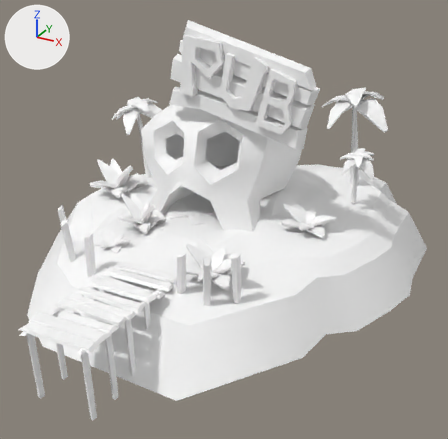
The FBX model Assets/Game/[M]odels/[M]Environment/Island_end.fbx: old version first, new version second.
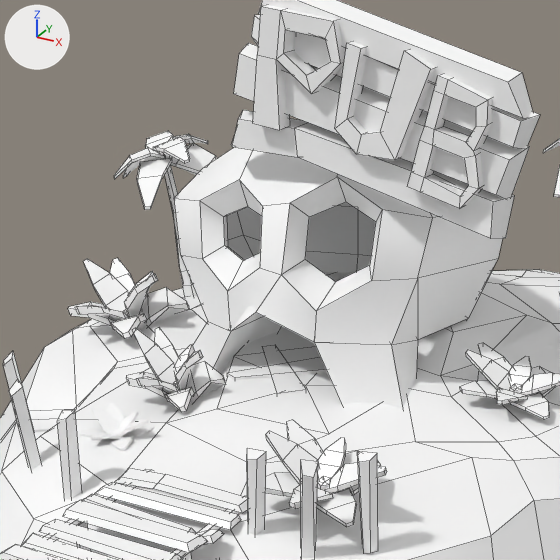
There are two pictures of each version: one whole from a 50 mm camera at (18.7, -33.2, 16.2) aimed at (1.5, -1.9, 0.5), one close up on the part from 13% to 74% of the width and 7% to 70% of the height. The axes (+X, +Y, +Z) are drawn at upper left. The lights are the same throughout. The close-ups show mesh edges as thin lines. Where no turn or scale is listed for an object, it has been applied to the vertices.

Objects in the first close-up: 'Bush_1', 'Bush_3', 'Bush_4', 'Bush_5', 'Bush_6', 'Island_end', 'Palm_3', 'Pier_1', 'Sign', 'Skull', 'Spikes', 'X'.
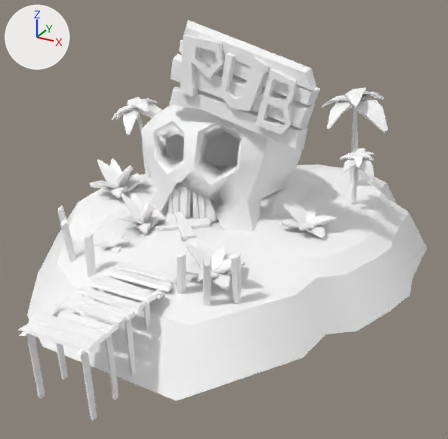
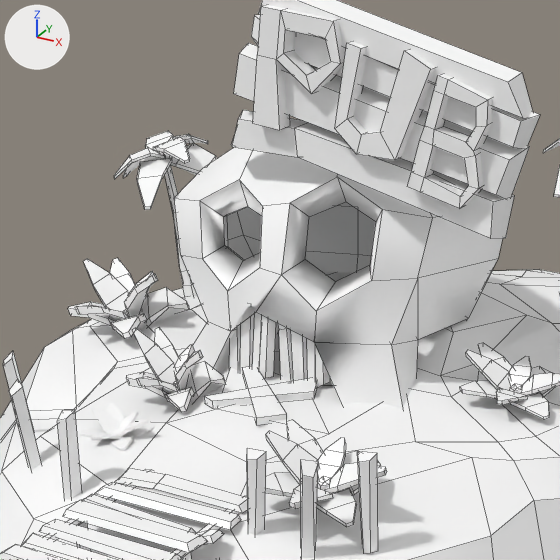
The newer file is also turned or shifted as a whole; pictures and numbers use the older file's frame.

Pixel boxes (x1, y1, x2, y2) of what changed, in the close-ups (560 x 560 px):
'X', mesh moved: before (227, 345, 327, 394); after (204, 366, 317, 425)
'Door', added: after (229, 313, 330, 388)
part 1 of me_mesh_005, shading changed: (174, 147, 503, 408) in both

The change, as a list of edits to the scene's bpy script:
```text
Change me_mesh_005:
    where me_mesh_005.from_pydata(...)  # 138 vertices, 136 faces; spans x -5.44..4.96, y -4.81..4.55, z -3.53..4.78
    used by ob_skull; location = (0.02, 0.82, 3.19)
    me_mesh_005 part 1: edges marked sharp go from 131 to 86
Change me_mesh_008:
    where me_mesh_008.from_pydata(...)  # 16 vertices, 12 faces; spans x -0.89..1.74, y -0.94..1.95, z -0.28..0.29
    used by ob_x; location = (-0.42, -3.41, 0.93)
    me_mesh_008 part 2: the whole mesh is moved by (0.37, -1.72, 0.0)
Add me_mesh_015:
    me_mesh_015.from_pydata(...)  # 72 vertices, 56 faces; spans x -2.6..0.75, y -0.33..0.45, z -2.09..0.38
    me_mesh_015.materials.append(mat_mat_game)  # its picture is missing
Add ob_door:
    ob_door = bpy.data.objects.new('Door', me_mesh_015)
    ob_door.location = (0.98, -3.47, 2.83)
```
